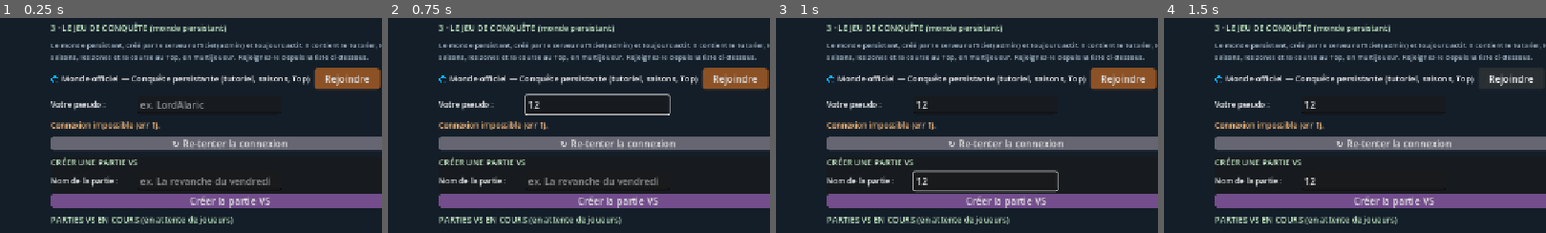
Above: before the commit, frames 1-4 (left to right).
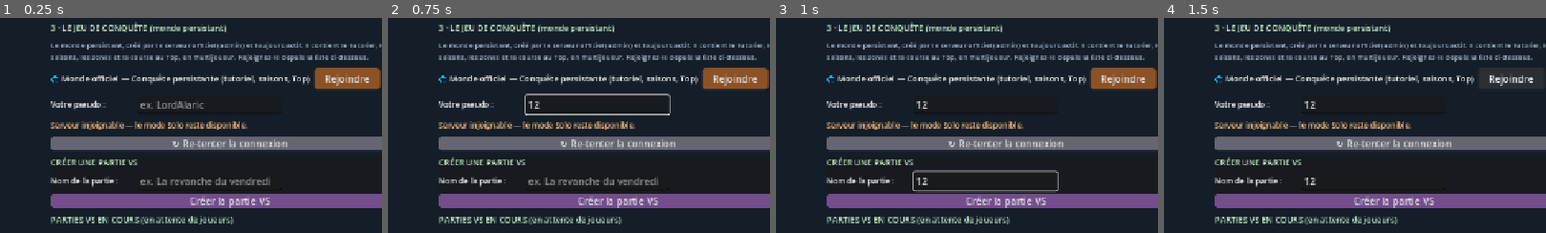
Above: after the commit, the same moments.

Repository: imaginbox/empire-of-lords
Game: Godot game, scene res://scenes/Lobby.tscn
The game is run twice, just before and just after one commit, with the same random seed, the same clock (stepped at 60 frames per second) and the same inputs.
Inputs (mouse positions are % of the whole screen's width and height, from its top left):
- Up to frame 1 (0.25 s): no input
- Up to frame 2 (0.75 s): click (46, 55) at 0.52 s; type "12" at 0.6 s
- Up to frame 3 (1 s): click (46, 73) at 0.75 s; type "12" at 0.83 s
- Up to frame 4 (1.5 s): click "Rejoindre" at 1.25 s
The pictures show only the part of the screen within x 18-68%, y 35-85%; the shares and areas given below are measured in that part.

The runs differ from the first frame. In frame 1, 1.2% of the frame differs, in the area x 13-65%, y 48-52%; in frame 2, 1.2%; in frame 3, 1.2%; in frame 4, 1.2%.

Commit message:
Test global nouveau joueur: choix de zone valide UI->monde (driver), retrait signal inutilise zone_choice_done (warning), + test zone_ui_driver.gd

Diff:
--- a/scripts/lan_net.gd
+++ b/scripts/lan_net.gd
@@ -18,7 +18,6 @@
 signal game_started(mode: String)        # emitted on the CLIENT: load the game scene
 signal chat_message(sender_name: String, text: String)   # emitted on the CLIENT
 signal zone_choice_offered(zones: Array) # emitted on the CLIENT: pick a starting zone
-signal zone_choice_done                  # emitted on the CLIENT once the server accepted the pick
 
 ## Public VPS address (TLS terminated by nginx/caddy -> internal ws port).
 const SERVER_URL := "wss://195-35-24-169.sslip.io"
--- /dev/null
+++ b/tests/zone_ui_driver.gd
@@ -0,0 +1,79 @@
+extends SceneTree
+## Zone-UI driver: loads the REAL lobby, connects to a LOCAL server, joins the
+## Tournoi, and when the zone-choice modal appears, presses the first zone button
+## to verify the full UI -> pick_zone -> server -> game_started chain.
+
+var server_url := "ws://127.0.0.1:9080"
+var started := false
+var t := 0.0
+var lan: Node = null
+var lobby: Node = null
+var joined := false
+var pressed := false
+var world_loaded := false
+
+func _initialize() -> void:
+	for a in OS.get_cmdline_user_args():
+		if a.begins_with("--server-url="):
+			server_url = a.trim_prefix("--server-url=")
+
+
+func _process(delta: float) -> bool:
+	t += delta
+	if not started:
+		started = true
+		lan = root.get_node_or_null("LanNet")
+		if lan == null:
+			print("ZUI no LanNet")
+			quit(1)
+			return true
+		lobby = load("res://scenes/Lobby.tscn").instantiate()
+		root.add_child(lobby)
+		return false
+	# Press the "Rejoindre" button (world official) once connected.
+	if not joined and t > 3.5:
+		var all_btns: Array = _collect_buttons(lobby)
+		for b in all_btns:
+			if b.text.contains("Rejoindre"):
+				print("ZUI pressing Rejoindre")
+				b.pressed.emit()
+				joined = true
+				break
+	# Wait for the modal, then press the first visible zone button.
+	if not pressed and joined and t > 6.0:
+		var zl: CanvasLayer = lobby.get_node_or_null("ZonePicker") as CanvasLayer
+		var btns: Array = []
+		if zl != null and zl.visible:
+			btns = _collect_buttons(zl)
+		if not btns.is_empty():
+			var b: Button = btns[0]
+			print("ZUI modal open, pressing zone: '", b.text, "'")
+			b.pressed.emit()
+			pressed = true
+		else:
+			print("ZUI no zone button in modal yet (t=", t, ", zl=", zl, ")")
+	# Detect the world scene (Multiplayer) loading.
+	var cur := current_scene
+	if cur != null and cur.get_script() != null:
+		var sp: String = cur.get_script().resource_path
+		if sp.ends_with("multiplayer_main.gd") and not world_loaded:
+			world_loaded = true
+			print("ZUI WORLD LOADED")
+			print("ZUI END")
+			quit(0)
+			return true
+	if t > 20.0:
+		print("ZUI TIMEOUT (world not loaded, modal pressed=", pressed, ")")
+		quit(1)
+		return true
+	return false
+
+
+## Collect all visible Button nodes under the lobby (the zone-choice buttons).
+func _collect_buttons(node: Node) -> Array:
+	var out: Array = []
+	for ch in node.get_children():
+		if ch is Button and ch.visible:
+			out.append(ch)
+		out.append_array(_collect_buttons(ch))
+	return out
Not shown, added: tests/zone_ui_driver.gd.uid
